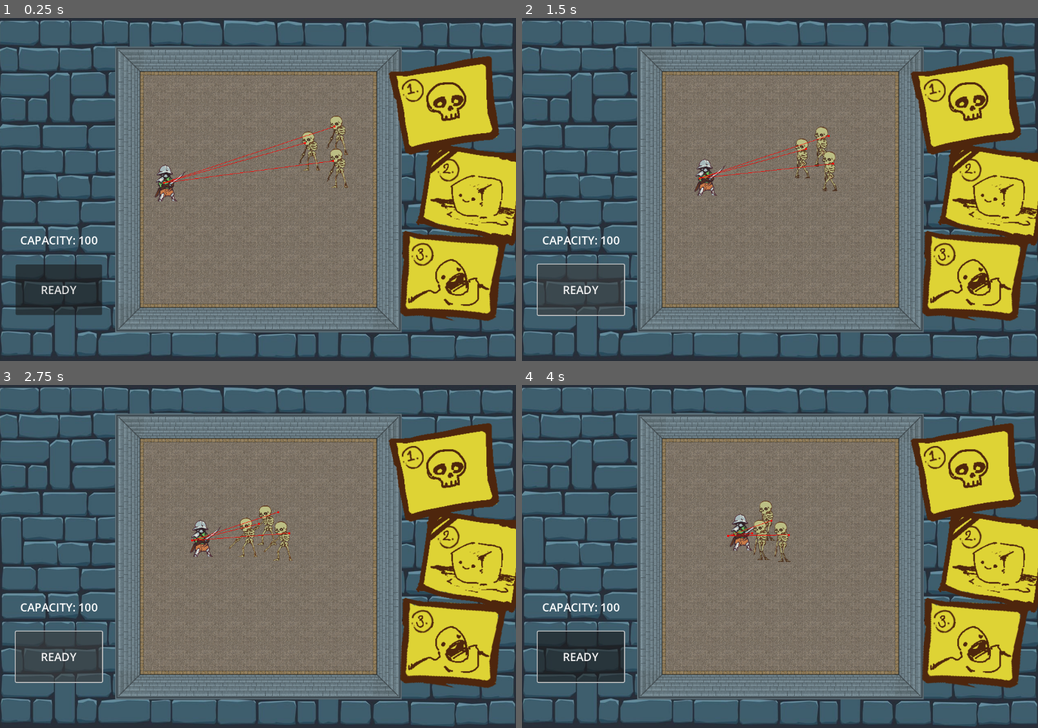
Above: before the commit, frames 1-4 (two rows, left to right).
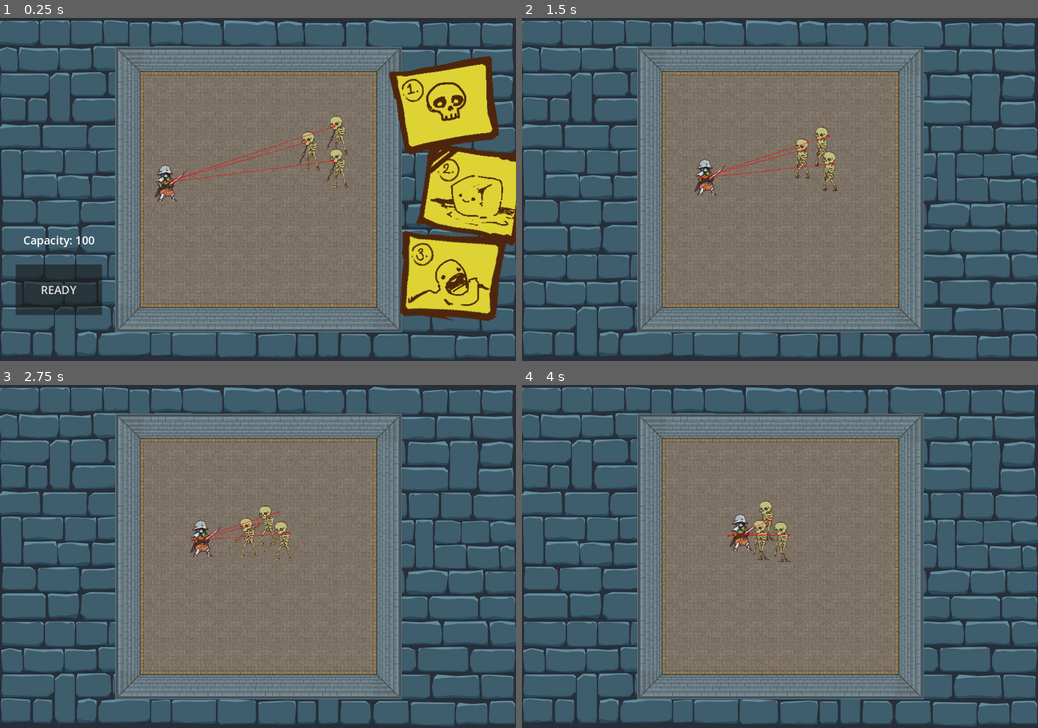
Above: after the commit, the same moments.

Repository: twobles/ecs-179-project-dungeon-dept
Game: Godot game, scene res://scenes/dungeon.tscn
Same seed, same stepped clock (60 frames per second), same inputs: the game is played once before the commit and once after it.
Inputs (mouse positions are in pixels of both pictures, inside the frame that each line leads up to):
- Up to frame 1 (0.25 s): no input
- Up to frame 2 (1.5 s): click "READY" at 0.5 s; click (578, 288) at 1.25 s, where only the run before the commit has a clickable "READY"
- Up to frame 3 (2.75 s): click (56, 655) at 2 s, where only the run before the commit has a clickable "READY"
- Up to frame 4 (4 s): move the mouse to (893, 539) at 2.77 s; press the mouse at (893, 539) at 2.78 s; move the mouse to (676, 573) at 3.52 s; release the mouse at (676, 573) at 3.53 s; tap 2 (second_select) at 3.6 s

The runs differ from the first frame. In frame 1, 0.2% of the frame differs, in the area x 4-19%, y 63-67%; in frame 2, 16%; in frame 3, 16%; in frame 4, 16%, in the area x 2-100%, y 11-89%.
Error before the commit: Parse Error: Identifier "Autoscript" not declared in the current scope. (res://scripts/build_menu.gd:64)

Commit message:
Autoloaded autoscript

Diff:
--- a/dungeon_dept/project.godot
+++ b/dungeon_dept/project.godot
@@ -19,6 +19,7 @@
 
 BeehaveGlobalMetrics="*res://addons/beehave/metrics/beehave_global_metrics.gd"
 BeehaveGlobalDebugger="*res://addons/beehave/debug/global_debugger.gd"
+Autoscript="*res://scripts/autoscript.gd"
 
 [display]
 
